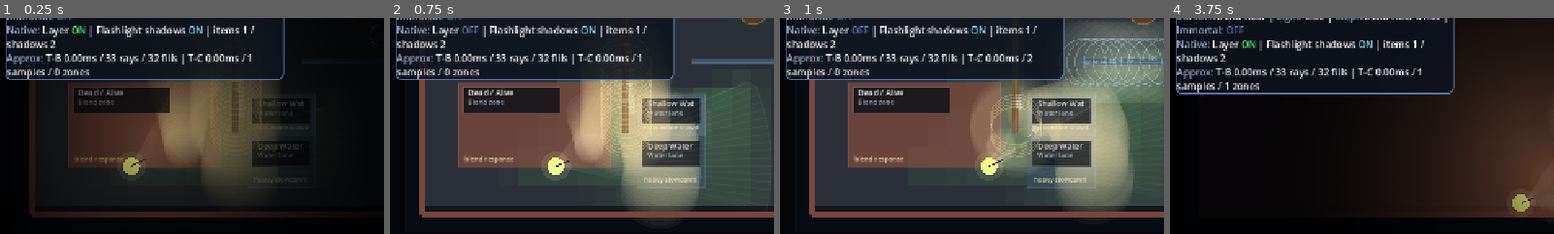
Above: before the commit, frames 1-4 (left to right).
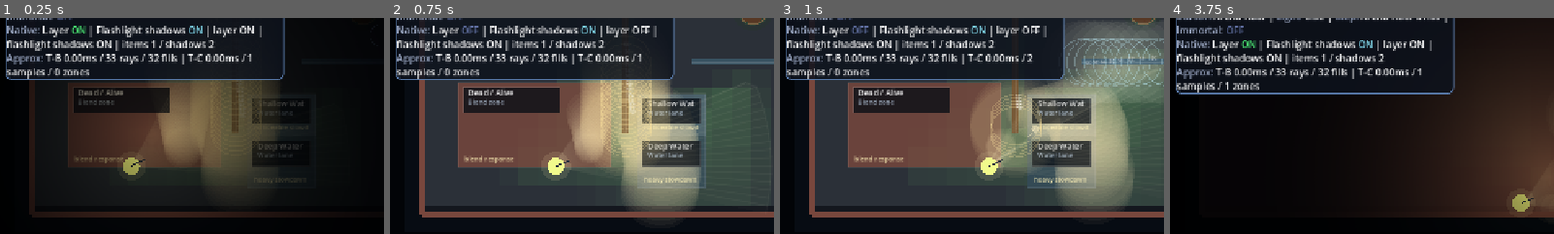
Above: after the commit, the same moments.

Repository: Nopppa/lantern-engine
Game: Godot game, scene res://scenes/main.tscn
Two runs of this game, one before a commit and one after it. Both use one fixed random seed, a clock stepped at 60 frames per second and the inputs below.
Inputs (mouse positions are % of the whole screen's width and height, from its top left):
- Up to frame 1 (0.25 s): no input
- Up to frame 2 (0.75 s): tap Enter (ui_accept) at 0.5 s; move the mouse to (72, 45) at 0.52 s; hold D (move_right) from 0.53 s (still down); tap 0 at 0.6 s
- Up to frame 3 (1 s): keep holding D (move_right); tap Enter (ui_accept) at 0.77 s
- Up to frame 4 (3.75 s): move the mouse to (29, 55) at 1.27 s; release D (move_right) at 1.28 s; hold S (move_down) 1.28-2.03 s; click (29, 55) at 1.35 s; tap Enter (ui_accept) at 1.52, 3.02 s; tap 0 at 1.55, 2.3, 3.05 s; move the mouse to (60, 27) at 2.02 s; hold D (move_right) 2.03-2.78 s; tap Q (cast_prism_surge) at 2.1 s; move the mouse to (45, 70) at 2.77 s; hold R (grant_upgrade) 2.78-3.53 s; tap E (interact) at 2.85 s; move the mouse to (80, 65) at 3.52 s; hold A (move_left) from 3.53 s (still down); right-click (80, 65) at 3.6 s
The pictures show only the part of the screen within x 0-50%, y 46-96%; the shares and areas given below are measured in that part.

The runs differ from the first frame. In frame 1, 1.6% of the frame differs, in the area x 1-69%, y 3-16%; in frame 2, 1.7%, in the area x 1-70%, y 3-16%; in frame 3, 1.7%; in frame 4, 1.5%.

Commit message:
feat: polish native light scene integration

Diff:
--- a/scripts/gameplay/native_light_presentation.gd
+++ b/scripts/gameplay/native_light_presentation.gd
@@ -67,6 +67,14 @@
 	set(value):
 		shadows_enabled = value
 		_apply_shadow_state()
+
+func debug_state_summary() -> String:
+	return "layer %s | flashlight shadows %s | items %d / shadows %d" % [
+		("ON" if enabled else "OFF"),
+		("ON" if shadows_enabled else "OFF"),
+		NATIVE_LIGHT_ITEM_MASK,
+		NATIVE_SHADOW_MASK
+	]
 
 # ---------------------------------------------------------------------------
 # Lifecycle
--- a/scripts/light_lab_scene.gd
+++ b/scripts/light_lab_scene.gd
@@ -106,13 +106,9 @@
 			KEY_9:
 				_toggle_generated_smoke_test()
 			KEY_0:
-				if native_light_presentation:
-					native_light_presentation.enabled = !native_light_presentation.enabled
-					last_event = "Native Light2D layer %s" % ("ON" if native_light_presentation.enabled else "OFF")
+				toggle_native_light_layer()
 			KEY_MINUS:
-				if native_light_presentation:
-					native_light_presentation.shadows_enabled = !native_light_presentation.shadows_enabled
-					last_event = "Native flashlight shadows %s" % ("ON" if native_light_presentation.shadows_enabled else "OFF")
+				toggle_native_light_shadows()
 
 func _process(delta: float) -> void:
 	if Input.is_action_just_pressed("quick_refill"):
@@ -530,7 +526,7 @@
 	var flash_perf: Dictionary = perf_snapshot.get("flashlight", {})
 	var native_layer_text := "[color=#50fa7b]ON[/color]" if native_light_presentation and native_light_presentation.enabled else "[color=#6272a4]OFF[/color]"
 	var native_shadow_text := "[color=#8be9fd]ON[/color]" if native_light_presentation and native_light_presentation.shadows_enabled else "[color=#6272a4]OFF[/color]"
-	var native_mask_text := "items 1 / shadows 2"
+	var native_mask_text := native_light_presentation.debug_state_summary() if native_light_presentation else "layer OFF"
 	hud_label.text = "[b]Lantern Engine — %s[/b]\n[color=#a4b1cd]Mode:[/color] %s\n[color=#a4b1cd]Goal:[/color] Behavioral …(1421 unchanged characters)…
 	status_label.text = "[b]Light Lab controls[/b]\nWASD move | LMB beam | RMB prism | Q Prism Surge | F flashlight\n1 Mot …(700 unchanged characters)…
 
--- a/scripts/run_scene.gd
+++ b/scripts/run_scene.gd
@@ -227,6 +227,12 @@
 
 func _input(event: InputEvent) -> void:
 	DebugActions.handle_key_input(self, event)
+	if event is InputEventKey and event.pressed and not event.echo:
+		match event.physical_keycode:
+			KEY_0:
+				toggle_native_light_layer()
+			KEY_MINUS:
+				toggle_native_light_shadows()
 
 func _process(delta: float) -> void:
 	if DebugActions.handle_process_actions(self):
@@ -332,6 +338,18 @@
 		return
 	flashlight_on = !flashlight_on
 	last_event = "Flashlight %s" % ("ON" if flashlight_on else "OFF")
+
+func toggle_native_light_layer() -> void:
+	if native_light_presentation == null:
+		return
+	native_light_presentation.enabled = !native_light_presentation.enabled
+	last_event = "Native Light2D layer %s" % ("ON" if native_light_presentation.enabled else "OFF")
+
+func toggle_native_light_shadows() -> void:
+	if native_light_presentation == null:
+		return
+	native_light_presentation.shadows_enabled = !native_light_presentation.shadows_enabled
+	last_event = "Native flashlight shadows %s" % ("ON" if native_light_presentation.shadows_enabled else "OFF")
 
 func _is_in_flashlight_cone(pos: Vector2) -> bool:
 	if not flashlight_on:
@@ -499,15 +517,16 @@
 	hud_label.text = "[b]Lantern Engine %s[/b]\n[color=#a4b1cd]Encounter:[/color] %s\n[color=#a4b1cd]Objective:[/color] %s …(1251 unchanged characters)…
 	var help_hint := "[color=#8be9fd]F1 show full help[/color]" if help_collapsed else "[color=#8be9fd]F1 hide full help[/color]"
 	var immortal_hint := "[color=#50fa7b]ON[/color]" if debug_immortal else "[color=#6272a4]OFF[/color]"
+	var native_state := native_light_presentation.debug_state_summary() if native_light_presentation else "layer OFF"
 	if reward_pending:
 		if reward_title_label:
 			reward_title_label.text = "Choose one Prism upgrade — current beam: %.0f dmg | %.0f range | %d bounce" % [beam_damage, beam_range, beam_bounces]
 		RewardController.update_button_states(self)
 		status_label.text = "[b]Reward pause[/b]\nChoose one Prism upgrade before the next encounter.\n\n[color=#8be9fd]1/2/3 …(396 unchanged characters)…
 	elif help_collapsed and not run_over:
-		status_label.text = "[b]Event[/b]\n%s\n\n%s\n[color=#6272a4]Key actions: F1 help | F flashlight | R restart | F4 immortal %s[/color]" % [last_event, help_hint, immortal_hint]
+		status_label.text = "[b]Event[/b]\n%s\n\n%s\n[color=#6272a4]Key actions: F1 help | F flashlight | R restart | F4 immortal %s | 0 native layer | - native shadows[/color]\n[color=#8be9fd]Native:[/color] %s" % [last_event, help_hint, immortal_hint, native_state]
 	else:
-		status_label.text = "[b]Readability legend[/b]\n[color=#f1 …(403 unchanged characters)… | F2 refill | F3 reward | F4 immortal | 1/2 spawn\n\n[b]Event[/b]\n%s" % [last_event]
+		status_label.text = "[b]Readability legend[/b]\n[color=#f1 …(403 unchanged characters)… | F2 refill | F3 reward | F4 immortal | 0 native layer | - native shadows | 1/2 spawn\n\n[b]Native helper[/b]\n%s\n\n[b]Event[/b]\n%s" % [native_state, last_event]
 	status_label.visible = true
 	if run_over:
 		end_title_label.text = "Run complete" if player_hp > 0.0 else "Lantern extinguished"
